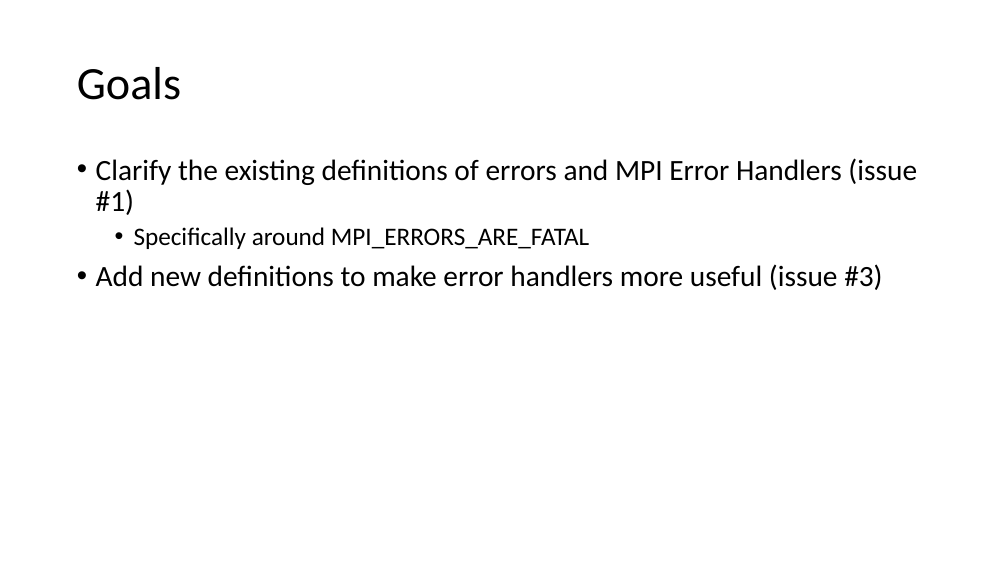
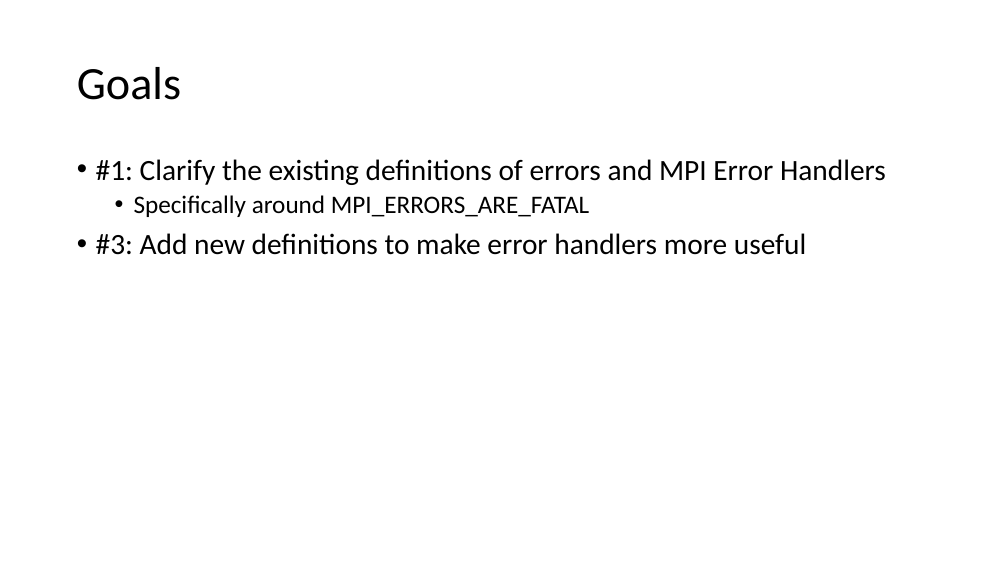
Before and after one commit to mpiwg-ft/ft-issues, a slide deck: slide 2 of slides/2017-09-21-Error-Handlers-Reading.pptx. Drawn at 1008x567 pixels with LibreOffice and Linux fonts; fonts in the diff are those of the drawing. Boxes give left, top, right and bottom in pixels: in the first picture for what was removed or moved away, otherwise in the second. Text is boxed around its words. In the diff, an @@ line names an element or a change of style, - is before the commit and + after.

Commit message:
Update 2017-09 f2f slides

```diff
--- a/slides/2017-09-21-Error-Handlers-Reading.pptx
+++ b/slides/2017-09-21-Error-Handlers-Reading.pptx
@@ text at <box>96,159,886,185</box>: text changed @@
-• Clarify the existing definitions of errors and MPI Error Handlers (issue #1)
+• #1: Clarify the existing definitions of errors and MPI Error Handlers
@@ text at <box>96,233,806,255</box>: text changed @@
-• Add new definitions to make error handlers more useful (issue #3)
+• #3: Add new definitions to make error handlers more useful
```
Also in this commit, not shown: 2 other slides changed, 2 slides added, 1 other file.
